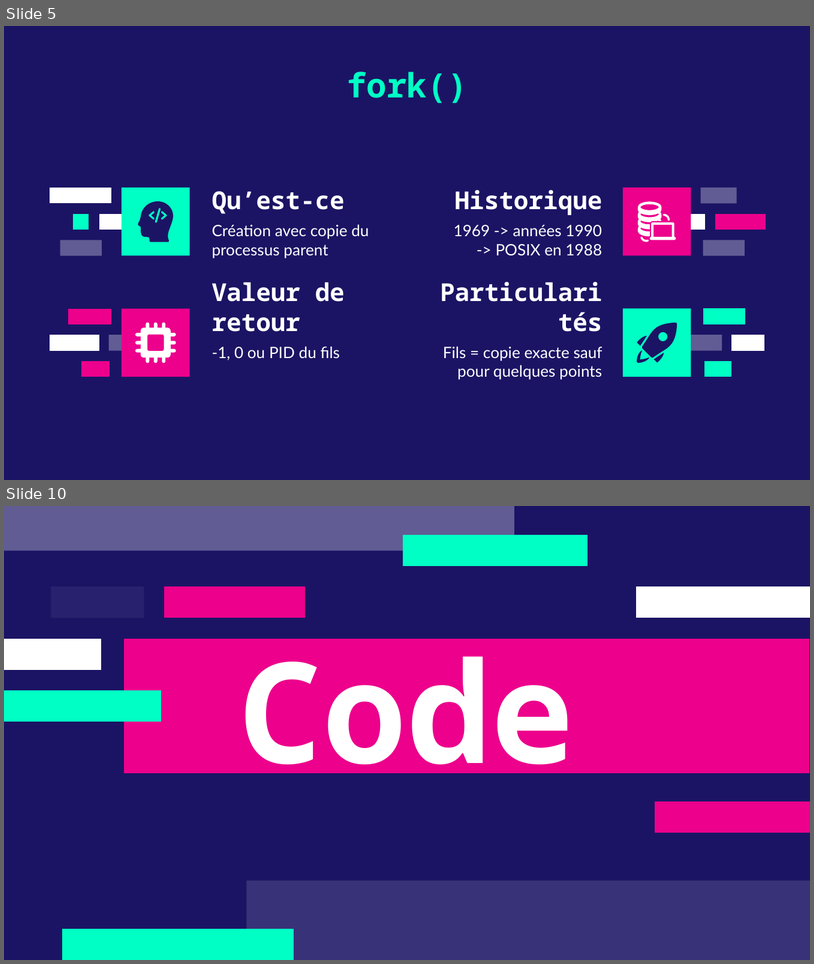
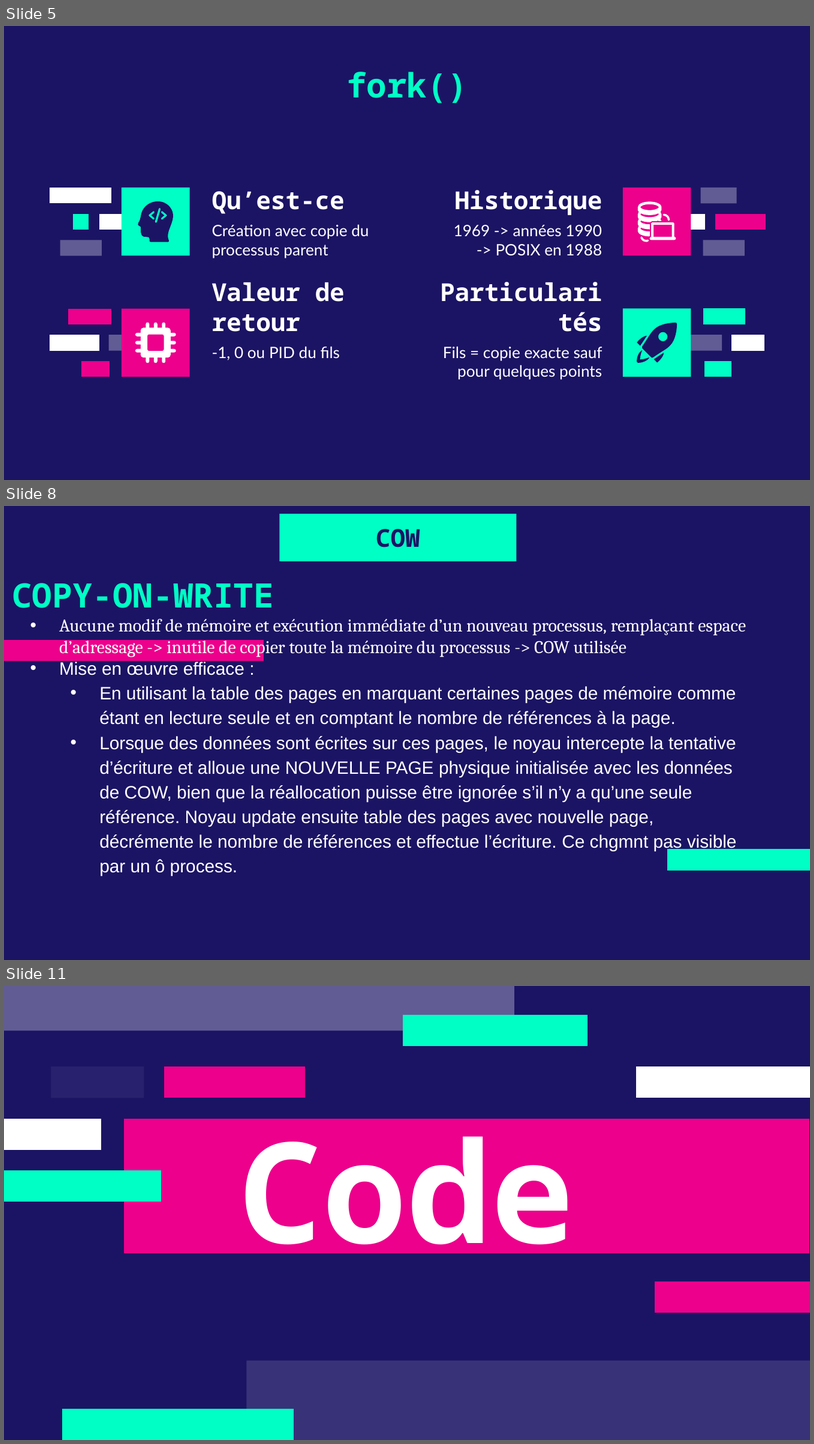
Before and after one commit to leomols97/sysg6_2022, a slide deck: Juin/MOLS_FORK_VFORK_CLONE.pptx. Shown one above the other, each under a label of ours: slides 5 and 10 before the commit, slides 5, 8 and 11 after it; the slides between them are not shown. The pictures are 814x964 and 814x1444 pixels, drawn with LibreOffice and Linux fonts; fonts in the diff are those of the drawing. Boxes give left, top, right and bottom in pixels: in the first picture for what was removed or moved away, otherwise in the second. Text is boxed around its words. In the diff, an @@ line names an element or a change of style, - is before the commit and + after.

```diff
--- a/Juin/MOLS_FORK_VFORK_CLONE.pptx
+++ b/Juin/MOLS_FORK_VFORK_CLONE.pptx
@@ slide 8 added at bbox=[4, 506, 810, 960], background #1B1464 @@
@@ rectangle added at bbox=[280, 514, 517, 562], fill #00FFC5, 22 pt, text #1B1464, bold @@
+COW
@@ text added at bbox=[12, 583, 274, 608], 30 pt, text #00FFC5, bold @@
+COPY-ON-WRITE
@@ text added at bbox=[59, 619, 746, 876], 16 pt, text #FFFFFF @@
+• Aucune modif de mémoire et exécution immédiate d’un nouveau processus, remplaçant espace d’adressage -> inutile de copier toute la mémoire du processus -> COW utilisée
+• Mise en œuvre efficace :
+  • En utilisant la table des pages en marquant certaines pages de mémoire comme étant en lecture seule et en comptant le nombre de références à la page.
+  • Lorsque des données sont écrites sur ces pages, le noyau intercepte la tentative d’écriture et alloue une NOUVELLE PAGE physique initialisée avec les données de COW, bien que la réallocation puisse être ignorée s’il n’y a qu’une seule référence. Noyau update ensuite table des pages avec nouvelle page, décrémente le nombre de références et effectue l’écriture. Ce chgmnt pas visible par un ô process.
@@ freeform shape added at bbox=[4, 640, 264, 661], fill #EC008C @@
@@ freeform shape added at bbox=[668, 849, 810, 870], fill #00FFC5 @@
@@ what was slide 10 is now slide 11 @@
```
Also in this commit, not shown: 4 slides changed, 10 other files.
